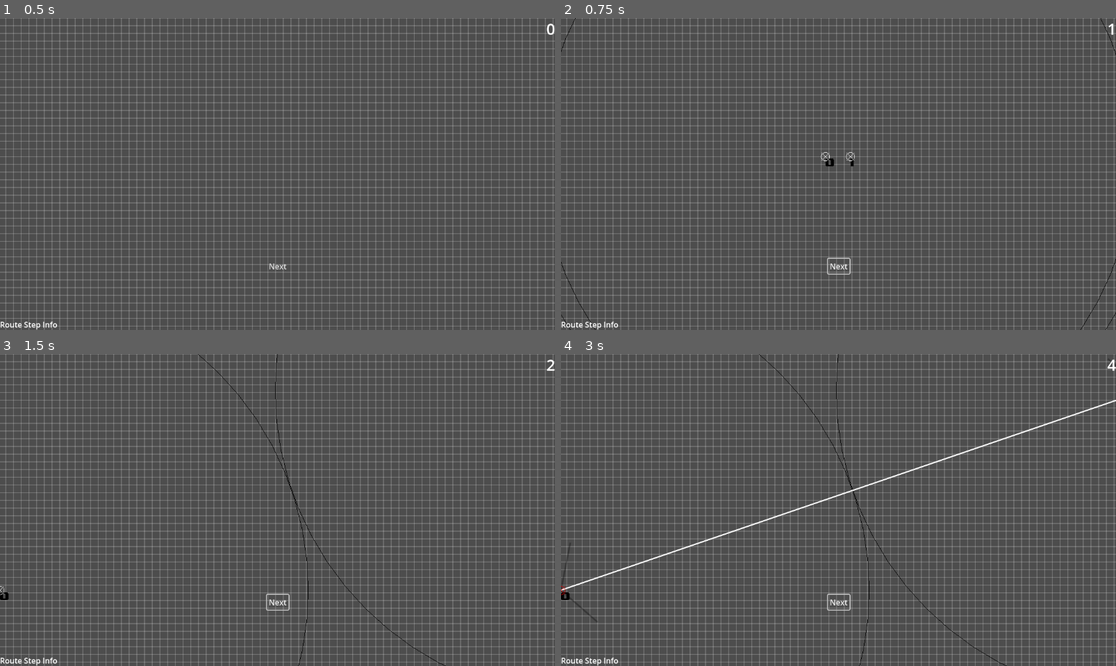
Above: before the commit, frames 1-4 (two rows, left to right).
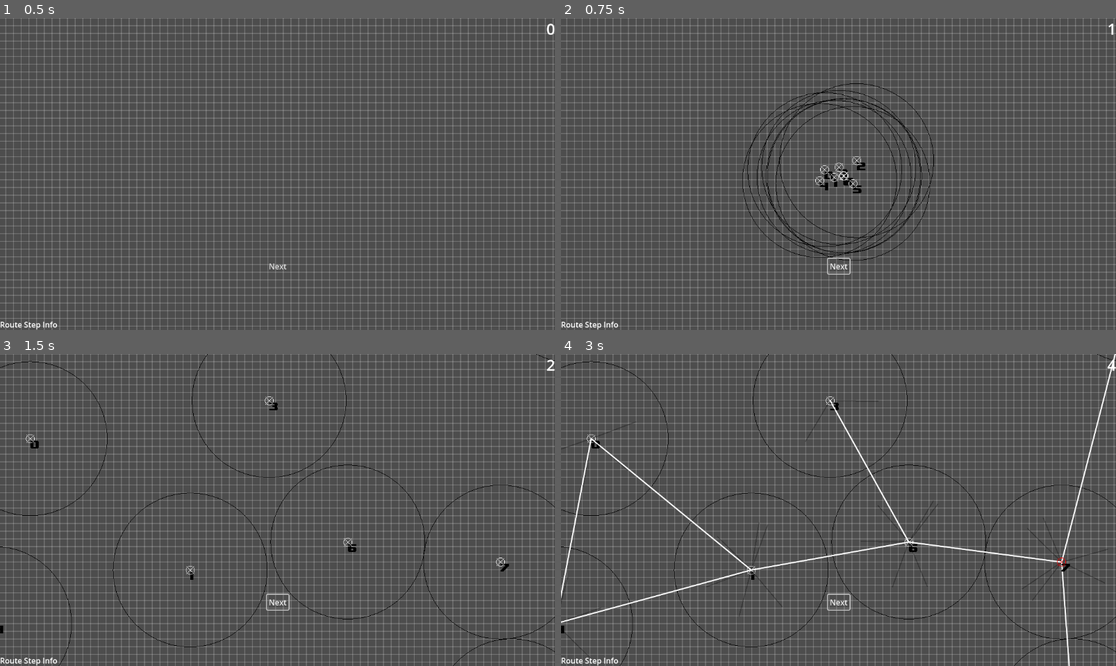
Above: after the commit, the same moments.

Repository: ionn232/Procedural-Generation-Applied-to-Metroidvania-Level-Design
Game: Godot game, scene res://scene/main_scene.tscn
The game is run twice, just before and just after one commit, with the same random seed, the same clock (stepped at 60 frames per second) and the same inputs.
Inputs (mouse positions are in pixels of both pictures, inside the frame that each line leads up to):
- Up to frame 1 (0.5 s): no input
- Up to frame 2 (0.75 s): click "Next" at 0.5 s
- Up to frame 3 (1.5 s): click "Next" at 1.25 s
- Up to frame 4 (3 s): click "Next" at 2 s; tap Enter at 2.75 s; move the mouse to (960, 494) at 2.77 s; press the mouse at (960, 494) at 2.78 s

Frame 1 is identical in both runs. In frame 2, 1.8% of the frame differs, in the area x 0-100%, y 0-100%; in frame 3, 1.4%; in frame 4, 3.4%.

Commit message:
point connection islands fixed

Diff:
--- a/class/abstract/area_point.gd
+++ b/class/abstract/area_point.gd
@@ -40,7 +40,7 @@
 	#draw area relation lines
 	for i:int in range(len(relations)):
 		var connecting_area:AreaPoint = relations[i]
-		if Utils.generator_stage < 5:
+		if Utils.generator_stage < 5: ##TODO 5 <--> 6 i was debugging
 			draw_line(Vector2(0,0), to_local(connecting_area.pos), Color.WHITE, 1, true)
 		elif (Utils.generator_stage >= 5 && Utils.generator_stage < 10):
 			var rel_color:Color = Color.WHITE if relation_is_progress[i] else Color.WEB_GRAY
--- a/class/map_generator.gd
+++ b/class/map_generator.gd
@@ -413,7 +413,7 @@
 	for i:int in range(len(points)):
 		var current_point:Point = points[i]
 		compute_point_relations(points, i)
-	#join_stragglers(points)
+	clean_islands(points)
 
 func compute_point_relations(points:Array, index:int):
 	var angles:Array = [] #type: float | null
@@ -442,8 +442,8 @@
 		if index==j: continue
 		current_point.relations.push_back(points[j])
 		points[j].relations.push_back(current_point)
+		#if j < index: compute_point_relations(points, j)
 		clear_incompatible_relations(points[j])
-		#if j < index: compute_point_relations(points, j)
 
 func decide_relations(points:Array, current_point:Point, angles:Array, angle_candidates:Array):
 	#var max_distance :float = (map_size_x + map_size_y)*16 / float(number_of_areas * 0.1) #TODO: tweak n use this maybe
@@ -486,6 +486,49 @@
 			current_point.relations.push_back(points[closest_point_index])
 			points[closest_point_index].relations.push_back(current_point)
 
+func clean_islands(points:Array):
+	var remaining_points:Array = points.duplicate() #Array[Points]
+	var point_islands:Array[Array] #Array[Array[Point]]
+
+	#get all point islands
+	for i:int in range(len(points)):
+		var current_point:Point = points[i]
+		if !(remaining_points.has(current_point)): continue
+		print('base call')
+		var island:Array[Point]
+		get_island(island, current_point)
+		for isl_point:Point in island:
+			remaining_points.erase(isl_point)
+		point_islands.push_back(island)
+
+	#connect one island to the closest point of another until no islands left
+	while len(point_islands) > 1:
+		var min_dist:float = INF
+		var best_local_candidate:Point
+		var best_second_candidate:Point
+		for i:int in range(len(point_islands[0])):
+			var current_island_candidate:Point = point_islands[0][i]
+			for j:int in range(len(point_islands)):
+				if j==0: continue
+				var second_island:Array[Point] = point_islands[j]
+				for k:int in range(len(second_island)):
+					var second_island_candidate:Point = second_island[k]
+					var dist_sq:float = current_island_candidate.global_position.distance_squared_to(second_island_candidate.global_position)
+					if dist_sq < min_dist:
+						best_local_candidate = current_island_candidate
+						best_second_candidate = second_island_candidate
+						min_dist = dist_sq
+		best_local_candidate.relations.push_back(best_second_candidate)
+		best_second_candidate.relations.push_back(best_local_candidate)
+		point_islands.pop_front() #TODO better memory management: maybe have another fucking for loop who cares at this point
+
+func get_island(island_points:Array[Point], current_point:Point):
+	if island_points.has(current_point): return
+	island_points.push_back(current_point)
+	for i:int in range(len(current_point.relations)):
+		var relation = current_point.relations[i]
+		get_island(island_points, relation)
+
 func clear_incompatible_relations(point:Point): #iterate over point relations. remove relation if it conflicts with any previous one
 	var relation_angles:Array[float]
 	relation_angles.resize(len(point.relations))
@@ -570,8 +613,8 @@
 			var direction = Vector2(1,0)
 			var angle_1 = direction.rotated(angle + MIN_ANGULAR_DISTANCE)
 			var angle_2 = direction.rotated(angle - MIN_ANGULAR_DISTANCE)
-			draw_line(current_area.position, current_area.position + angle_1 * 100, Color(0,0,0,0.3), 2, true)
-			draw_line(current_area.position, current_area.position + angle_2 * 100, Color(0,0,0,0.3), 2, true)
+			draw_line(current_area.position, current_area.position + angle_1 * 100, Color(0,0,0,0.3), 2, false)
+			draw_line(current_area.position, current_area.position + angle_2 * 100, Color(0,0,0,0.3), 2, false)
 
 		for subpoint:Point in current_area.subpoints:
 			draw_circle(subpoint.global_position, intra_area_distance, Color.BLACK, false)
@@ -584,5 +627,5 @@
 				var direction = Vector2(1,0)
 				var angle_1 = direction.rotated(angle + MIN_ANGULAR_DISTANCE)
 				var angle_2 = direction.rotated(angle - MIN_ANGULAR_DISTANCE)
-				draw_line(subpoint.global_position, subpoint.global_position + angle_1 * 10, Color(0,0,0,0.8), 2, false)
-				draw_line(subpoint.global_position, subpoint.global_position + angle_2 * 10, Color(0,0,0,0.8), 2, false)
+				draw_line(subpoint.global_position, subpoint.global_position + angle_1 * 50, Color(0,0,0,0.8), 1, false)
+				draw_line(subpoint.global_position, subpoint.global_position + angle_2 * 50, Color(0,0,0,0.8), 1, false)
--- a/scene/main_scene.tscn
+++ b/scene/main_scene.tscn
@@ -13,9 +13,9 @@
 [node name="MapGenerator" parent="." instance=ExtResource("1_6rntq")]
 map_size_x = 80
 map_size_y = 80
-number_route_steps = 9
-number_of_areas = 2
-number_side_upgrades = 2
+number_route_steps = 1
+number_of_areas = 8
+number_side_upgrades = 1
 
 [node name="LayoutDisplay" parent="." node_paths=PackedStringArray("generator") instance=ExtResource("2_qa15b")]
 generator = NodePath("../MapGenerator")
